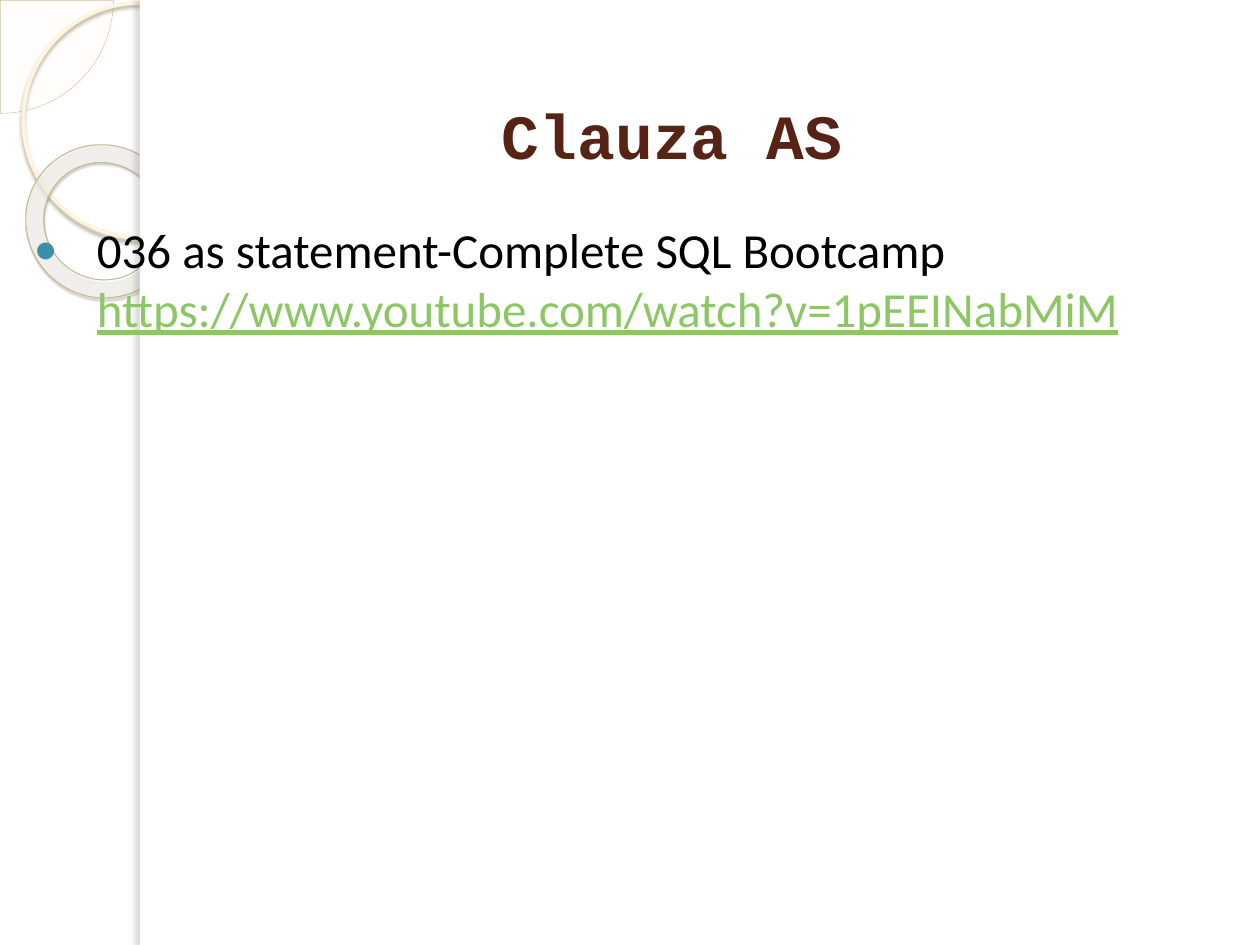
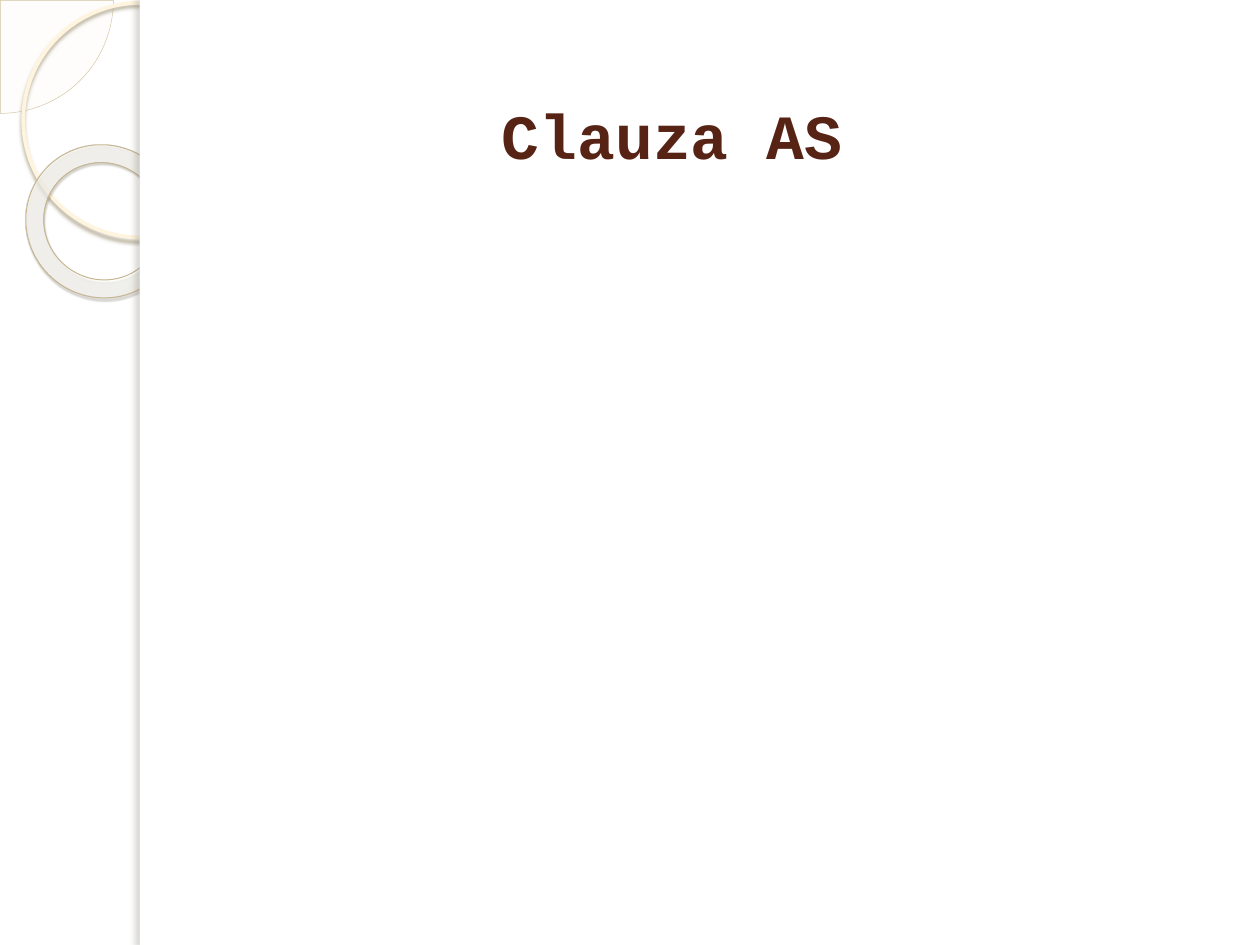
Before and after one commit to marinfotache/Baze-de-date-I, a slide deck: slide 5 of 11-13_SQL_Interogari - elemente de baza/12_SQL3_SELECT_Expresii si predicate.pptx. Drawn at 1260x945 pixels with LibreOffice and Linux fonts; fonts in the diff are those of the drawing; background and template pictures are left out. Boxes give left, top, right and bottom in pixels: in the first picture for what was removed or moved away, otherwise in the second. Text is boxed around its words. In the diff, an @@ line names an element or a change of style, - is before the commit and + after.

```diff
--- a/11-13_SQL_Interogari - elemente de baza/12_SQL3_SELECT_Expresii si predicate.pptx
+++ b/11-13_SQL_Interogari - elemente de baza/12_SQL3_SELECT_Expresii si predicate.pptx
@@ text removed at bbox=[97, 231, 1118, 335] @@
-● 036 as statement-Complete SQL Bootcamp https://www.youtube.com/watch?v=1pEEINabMiM
```
Also in this commit, not shown: 5 other slides changed, 3 other files.
